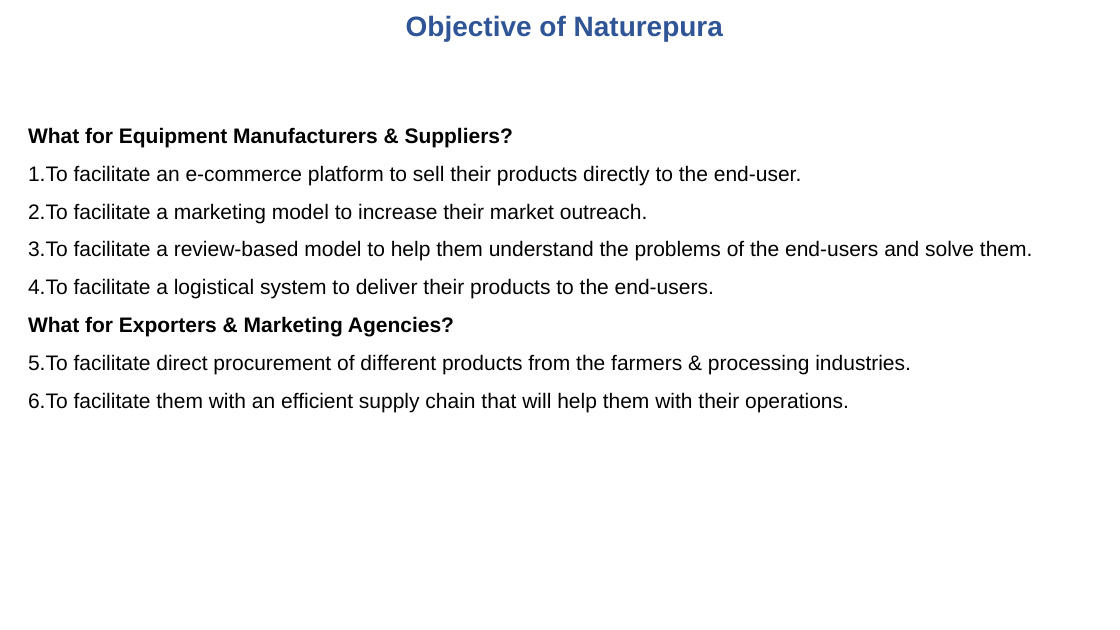
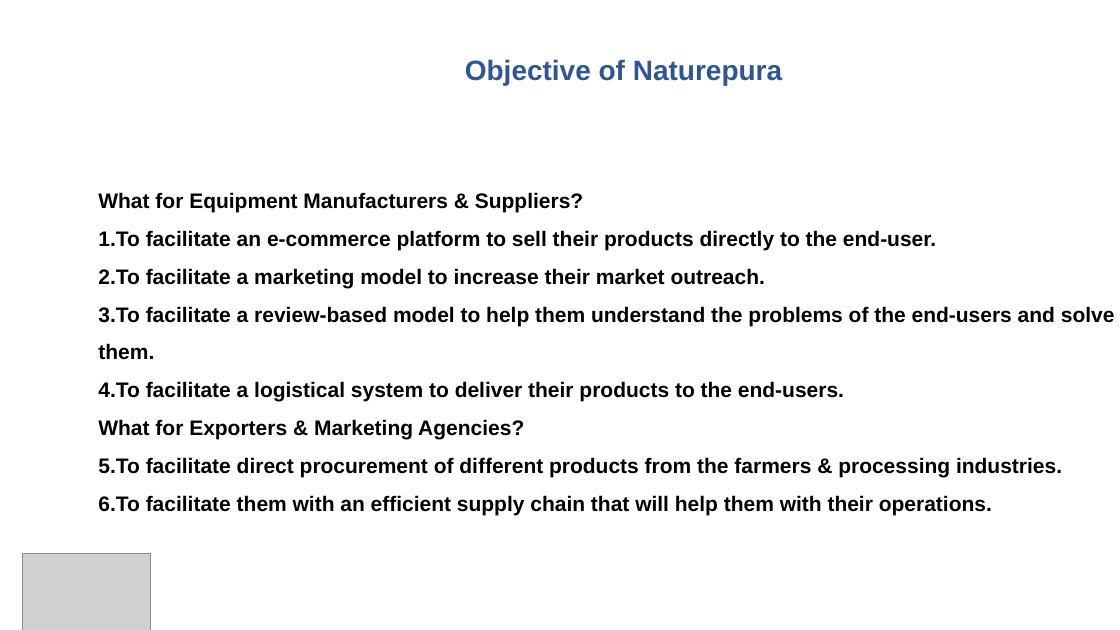
Before and after one commit to tusarmohapatra/NaturopuraV1, a slide deck: slide 10 of Naturepura Pitchdeck.pptx. Drawn at 1120x630 pixels with LibreOffice and Linux fonts; fonts in the diff are those of the drawing; grey boxes stand for pictures; background and template pictures are left out. Boxes give left, top, right and bottom in pixels: in the first picture for what was removed or moved away, otherwise in the second. Text is boxed around its words. In the diff, an @@ line names an element or a change of style, - is before the commit and + after.

```diff
--- a/Naturepura Pitchdeck.pptx
+++ b/Naturepura Pitchdeck.pptx
@@ text "Objective of Naturepura": place and size @@
-text "Objective of Naturepura" at box(406, 15, 723, 41)
+text "Objective of Naturepura" at box(465, 59, 782, 85)
@@ text "Objective of Naturepura" at box(465, 59, 782, 85): alignment centre to left; line spacing 0.9 to 1; less space between paragraphs @@
@@ text "What for Equipment Manufacturers & ...": place and size @@
-text "What for Equipment Manufacturers & ..." at box(28, 127, 1032, 412)
+text "What for Equipment Manufacturers & ..." at box(98, 192, 1115, 515)
@@ text at box(98, 230, 1115, 515): bold on in "To facilitate an e-commerce platform to sell ...", "To facilitate a marketing model to increase ...", "To facilitate a review-based model to help ...", "To facilitate a logistical system to deliver ..." and 2 more places @@
@@ picture added at box(23, 554, 150, 630) @@
```
Also in this commit, not shown: 17 other slides changed, 1 slide added, 1 slide removed.
